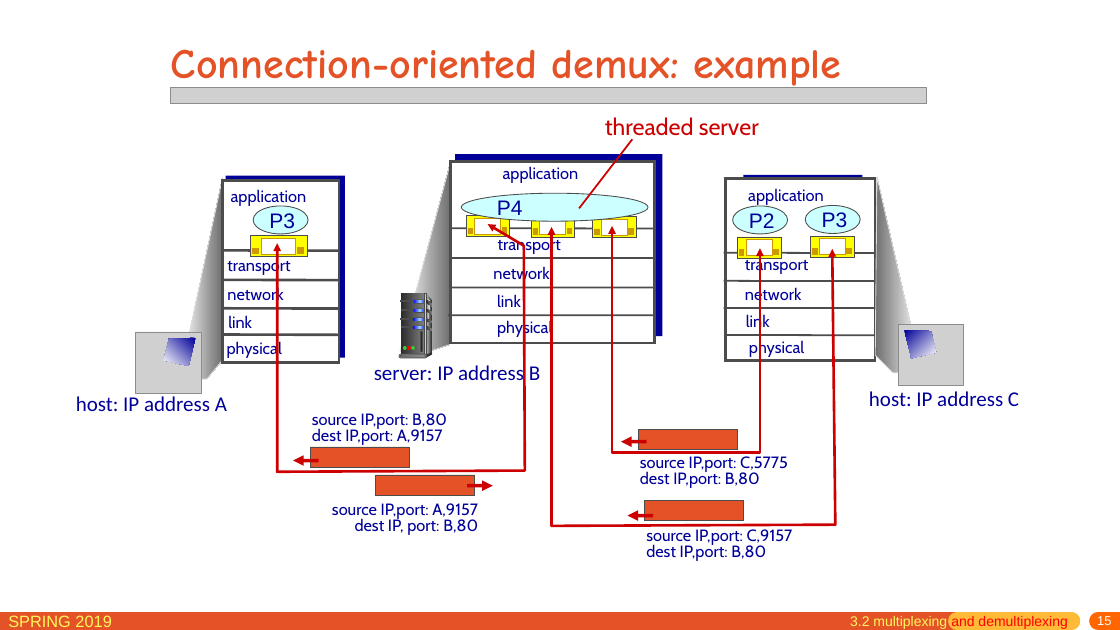
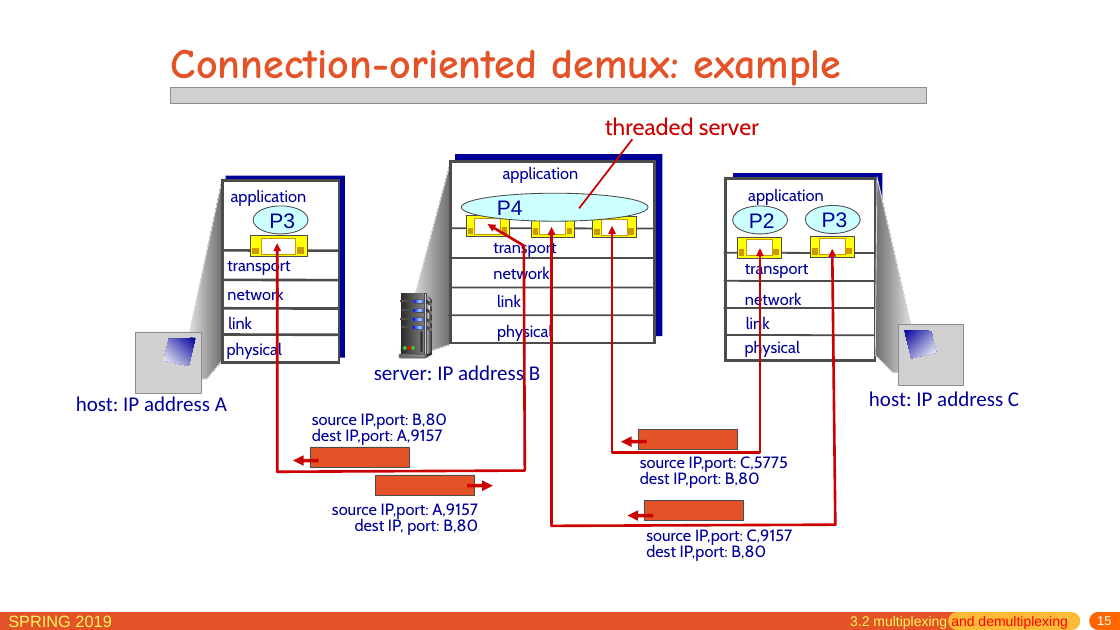
Before and after one commit to jichenghu/PPT_networkDistributed, a slide deck: slide 15 of chapter3.pptx. Drawn at 1120x630 pixels with LibreOffice and Linux fonts; fonts in the diff are those of the drawing; grey boxes stand for pictures. Boxes give left, top, right and bottom in pixels: in the first picture for what was removed or moved away, otherwise in the second. Text is boxed around its words. In the diff, an @@ line names an element or a change of style, - is before the commit and + after.

```diff
--- a/chapter3.pptx
+++ b/chapter3.pptx
@@ rectangle resized from (x1=744, y1=175, x2=863, y2=357) to (x1=734, y1=173, x2=882, y2=357) @@
@@ text "transport" moved from (x1=498, y1=237, x2=561, y2=255) to (x1=493, y1=240, x2=556, y2=258) @@
@@ text "network" moved from (x1=745, y1=286, x2=801, y2=304) to (x1=745, y1=292, x2=801, y2=310) @@
@@ text "physical" moved from (x1=497, y1=320, x2=552, y2=338) to (x1=497, y1=324, x2=552, y2=342) @@
@@ text "physical" moved from (x1=749, y1=340, x2=804, y2=358) to (x1=745, y1=340, x2=800, y2=358) @@
```
Also in this commit, not shown: 4 other slides changed.
